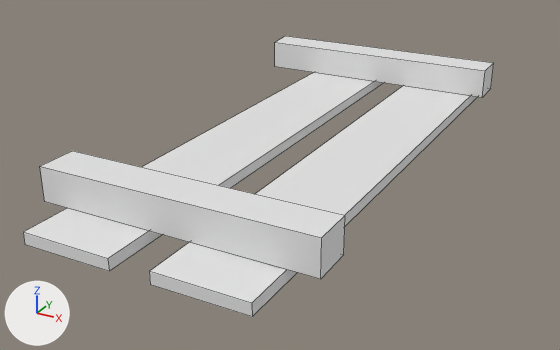
One commit to the OBJ model assets/mesh/single-left.obj: the scene before it, then after it.
The view is the same before and after, from a 50 mm camera at (1.27, -2.59, 1.19) aimed at (-0.08, -0.12, -0.04). Arrows for +X, +Y and +Z are at lower left; the lights stay in place. Mesh edges are drawn as thin lines. Where no turn or scale is listed for an object, it has been applied to the vertices.

The first picture shows 'Mesh_Cube.001'.
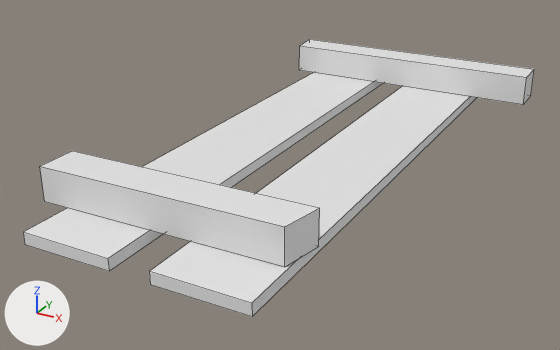
What changed in the scene script:
```text
Change me_mesh_cube_001:
    where me_mesh_cube_001.from_pydata(...)  # 32 vertices, 24 faces; spans x -0.65..0.5, y -1.14..1.15, z 0.05..0.22
    used by ob_mesh_cube_001; location = (0.0, 0.0, 0.0)
    me_mesh_cube_001 part 1: the loose piece of 8 vertices spanning x -0.65..0.45, y 0.81..0.97, z 0.09..0.22 is scaled about its middle by (1.04, 0.997, 1), then moved by (0.17, -0.01, 0.0)
    me_mesh_cube_001 part 2
    me_mesh_cube_001.vertices[16].co: (0.5, -0.8, 0.09) -> (0.42, -0.79, 0.09)  # pixel (343, 254) -> pixel (318, 246)
    me_mesh_cube_001.vertices[18].co: (0.5, -0.95, 0.09) -> (0.39, -0.94, 0.09)  # pixel (320, 279) -> pixel (284, 267)
    me_mesh_cube_001.vertices[29].co: (0.5, -0.95, 0.22) -> (0.39, -0.94, 0.22)  # pixel (321, 237) -> pixel (284, 226)
    me_mesh_cube_001.vertices[31].co: (0.5, -0.8, 0.22) -> (0.42, -0.79, 0.22)  # pixel (345, 215) -> pixel (319, 207)
```

Boxes (x1, y1, x2, y2) around the edits, measured in the pictures (560 x 350 px; the box of a moved part takes in the faces that stretch with it):
'Mesh_Cube.001', reshaped (8% wider)
    before: (23, 36, 494, 317)
    after: (23, 39, 534, 317)
part 1 of me_mesh_cube_001, moved or reshaped
    before: (275, 36, 494, 97)
    after: (299, 39, 534, 105)
part 2 of me_mesh_cube_001, moved or reshaped
    before: (40, 151, 345, 279)
    after: (40, 151, 320, 267)
